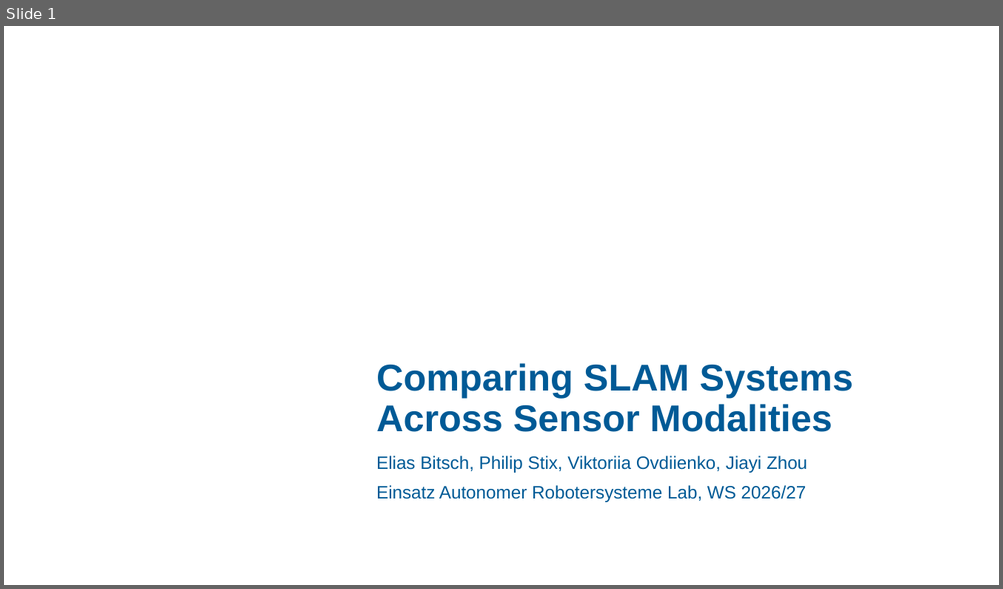
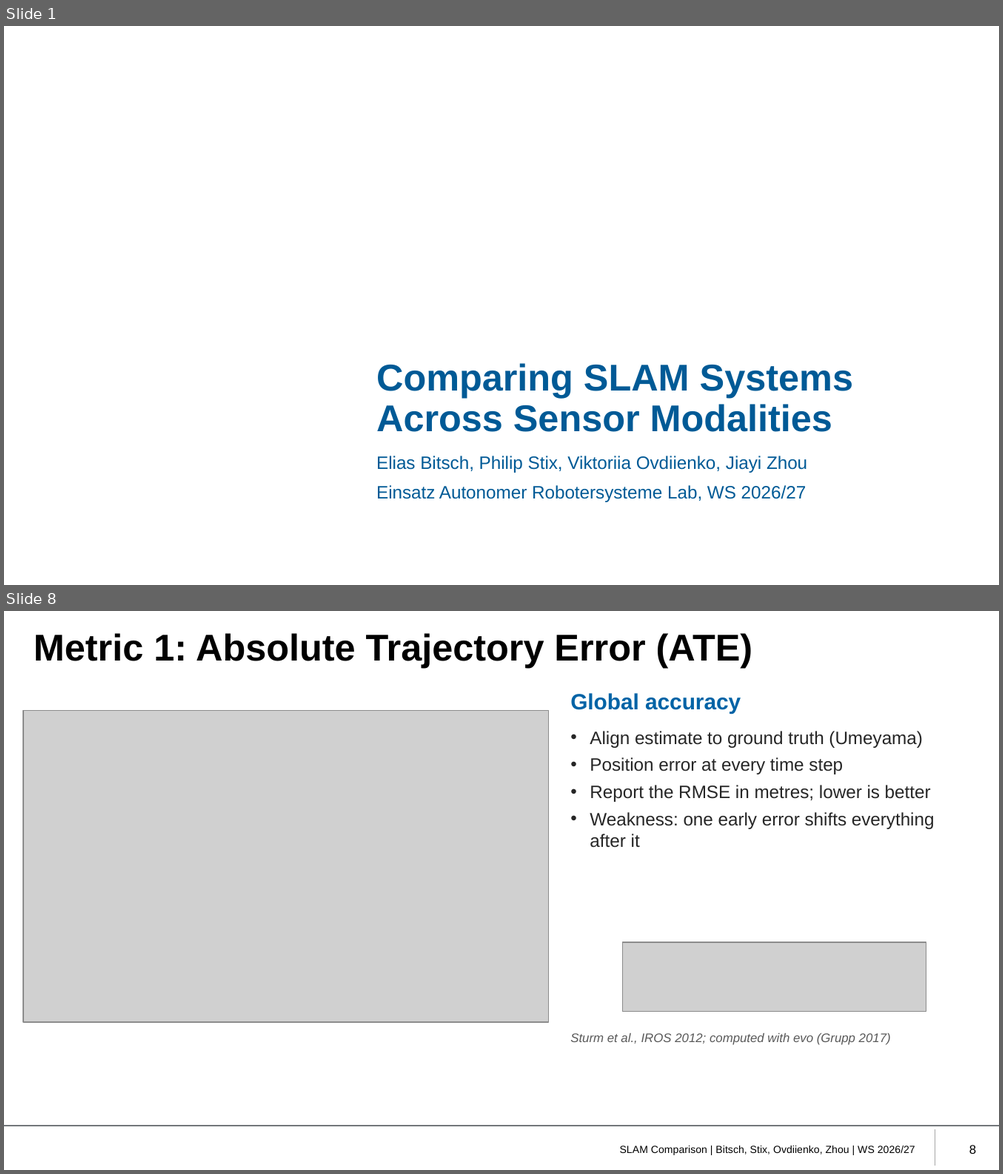
Before and after one commit to eliasbitsch/bEARL, a slide deck: slides/slam_comparison.pptx. Shown one above the other, each under a label of ours: slide 1 before the commit, slides 1 and 8 after it; the slides between them are not shown. The pictures are 1003x589 and 1003x1174 pixels, drawn with LibreOffice and Linux fonts; fonts in the diff are those of the drawing; grey boxes stand for pictures; background and template pictures are left out. Boxes give left, top, right and bottom in pixels: in the first picture for what was removed or moved away, otherwise in the second. Text is boxed around its words. In the diff, an @@ line names an element or a change of style, - is before the commit and + after.

```diff
--- a/slides/slam_comparison.pptx
+++ b/slides/slam_comparison.pptx
@@ slide 8 added at (4, 611, 999, 1170), background #FFFFFF @@
@@ title added at (34, 633, 753, 668), 27 pt, text #000000, bold @@
+Metric 1: Absolute Trajectory Error (ATE)
@@ text added at (570, 693, 740, 714), 16 pt, text #0063A6, bold @@
+Global accuracy
@@ picture added at (23, 710, 548, 1022) @@
@@ text added at (589, 731, 934, 848), 13 pt, text #262626 @@
+• Align estimate to ground truth (Umeyama)
+• Position error at every time step
+• Report the RMSE in metres; lower is better
+• Weakness: one early error shifts everything after it
@@ picture added at (623, 943, 926, 1011) @@
@@ text added at (570, 1034, 891, 1045), 9 pt, text #595959, italic @@
+Sturm et al., IROS 2012; computed with evo (Grupp 2017)
@@ line added from (4, 1126) to (999, 1126), #72777A 1 pt @@
@@ line added from (935, 1129) to (935, 1166), #A6A6A6 1 pt @@
@@ text added at (620, 1146, 915, 1156), 7.5 pt, text #000000 @@
+SLAM Comparison | Bitsch, Stix, Ovdiienko, Zhou | WS 2026/27
@@ page number added at (969, 1145, 976, 1154), 9 pt, text #000000 @@
+8
```
Also in this commit, not shown: 5 slides changed, 7 other slides added, 4 slides removed.
